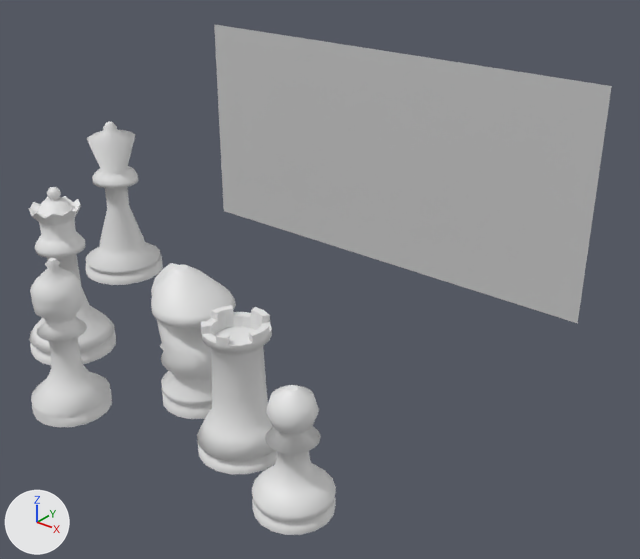
Renders of the FBX model SmileGameJam/Assets/resource/Env/1_1/mash/king.FBX from each side of a commit.
Before and after are seen from a 50 mm lens placed at (150.1, -80.7, 120.3), pointed at (20.2, 81.6, 19.7). The lights are fixed; the arrows at lower left show +X, +Y and +Z. Where no turn or scale is listed for an object, it has been applied to the vertices.
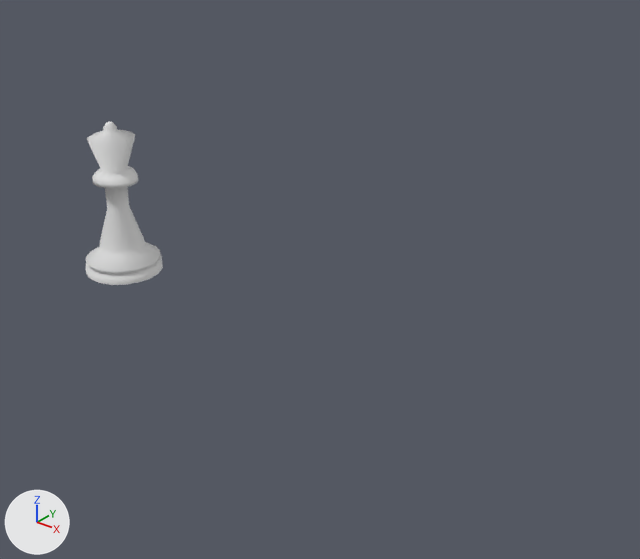
The newer file is also turned or shifted as a whole; pictures and numbers use the older file's frame.

Pixel boxes (x1, y1, x2, y2) of what changed, in the pictures (640 x 559 px):
'Plane001', deleted: before (214, 24, 612, 323)
'Cylinder003', deleted: before (197, 305, 277, 475)
'Cylinder002', deleted: before (252, 385, 336, 535)
'Cylinder004', deleted: before (151, 263, 236, 419)
'Cylinder001', deleted: before (30, 258, 112, 427)
'Cylinder005', deleted: before (29, 187, 116, 365)

What the commit changed:
Object 'Cylinder005' (ob_cylinder005) is deleted.
Object 'Cylinder003' (ob_cylinder003) is deleted.
Object 'Cylinder001' (ob_cylinder001) is deleted.
Object 'Cylinder004' (ob_cylinder004) is deleted.
Object 'Cylinder002' (ob_cylinder002) is deleted.
Object 'Plane001' (ob_plane001) is deleted.
